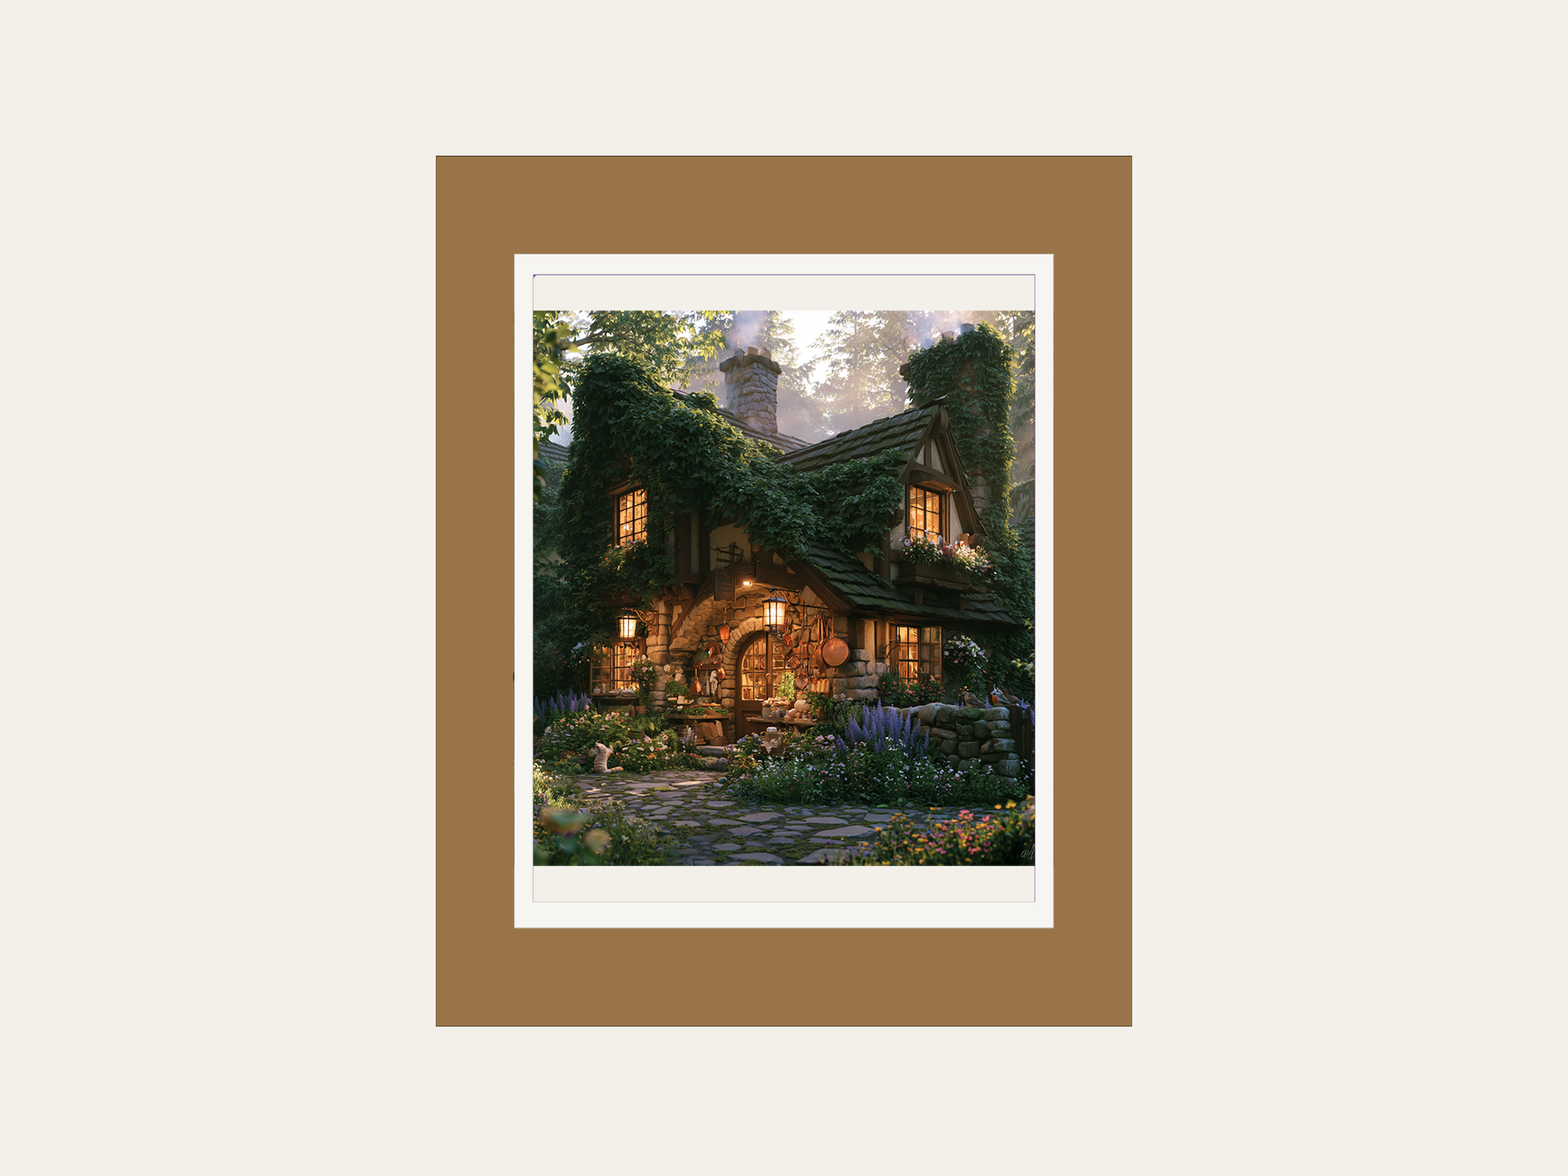
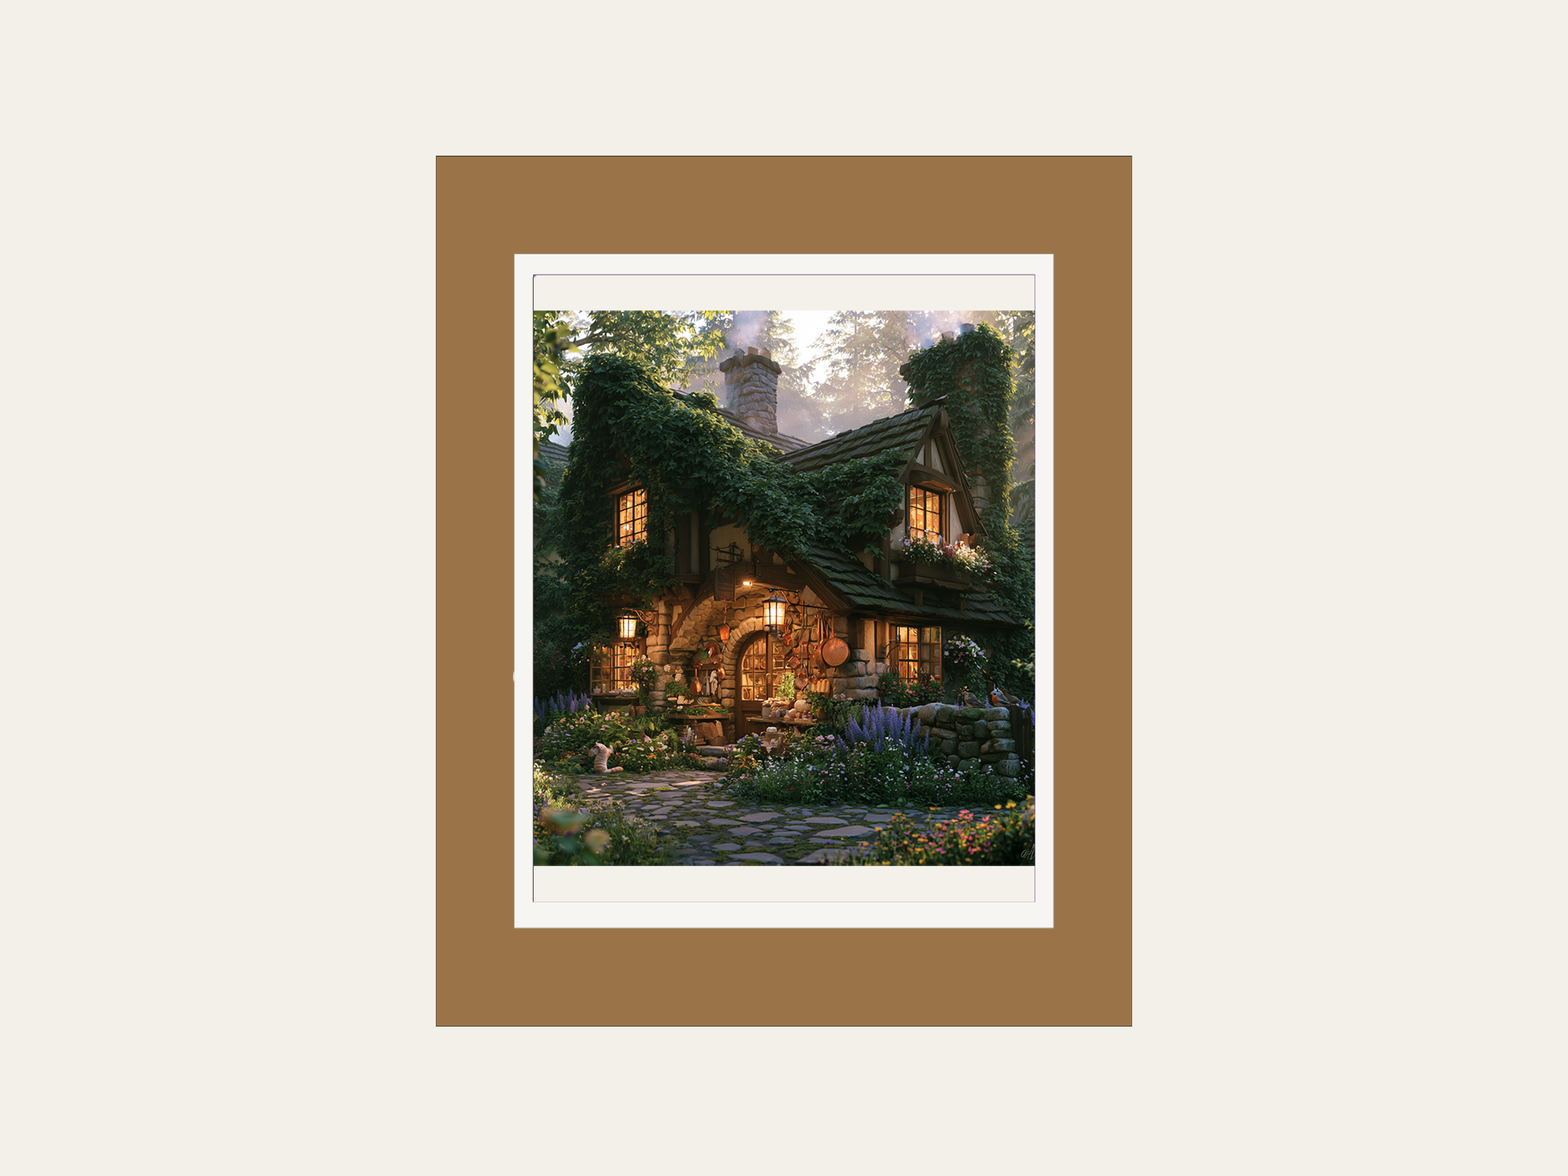
Layer changes from the first 1568px x 1176px image to the second:
added layer "ARTWORK_WINDOW" above "WALL" over [532, 275, 534, 903]